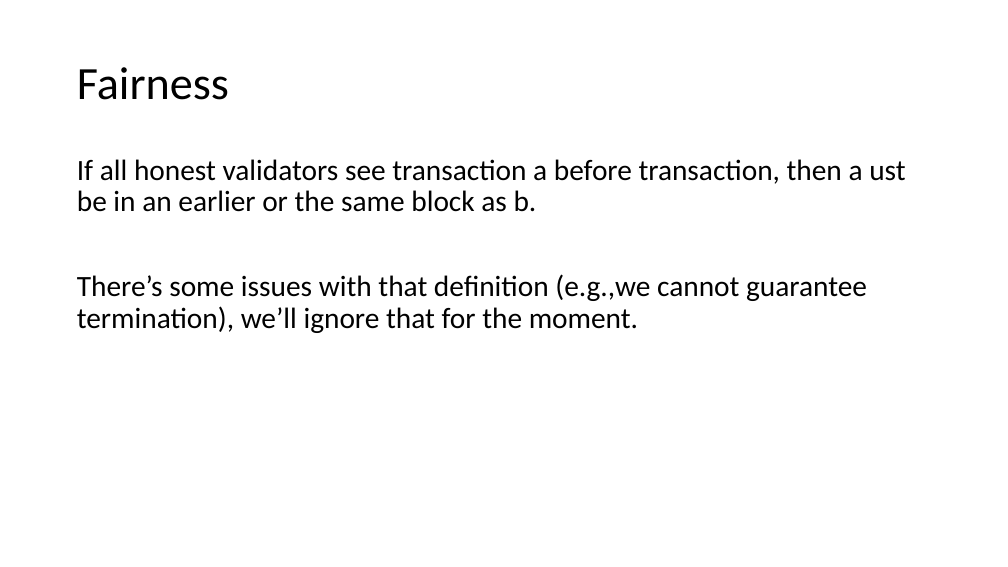
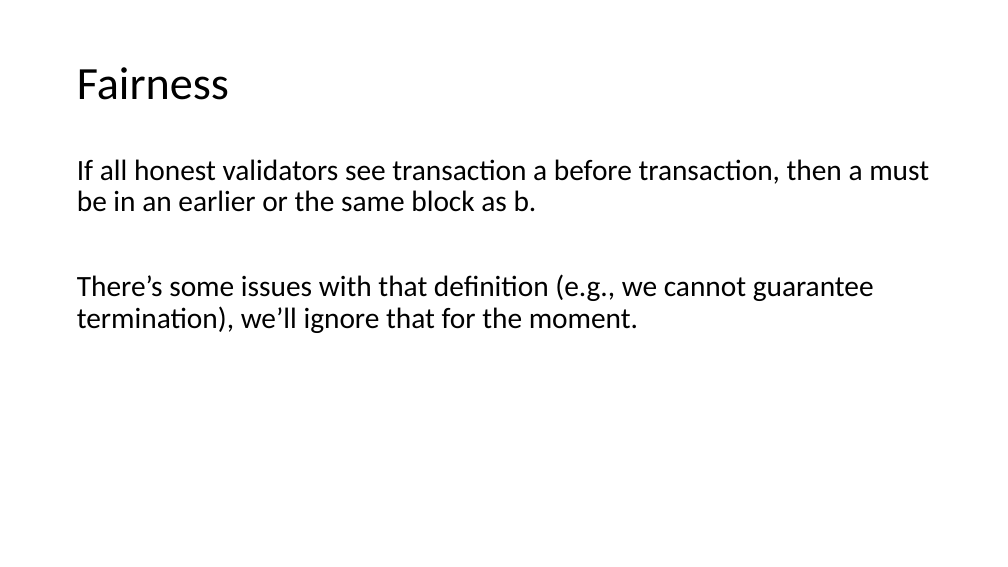
Before and after one commit to vegaprotocol/wendy, a slide deck: slide 2 of Wendy.pptx. Drawn at 1008x567 pixels with LibreOffice and Linux fonts; fonts in the diff are those of the drawing. Boxes give left, top, right and bottom in pixels: in the first picture for what was removed or moved away, otherwise in the second. Text is boxed around its words. In the diff, an @@ line names an element or a change of style, - is before the commit and + after.

```diff
--- a/Wendy.pptx
+++ b/Wendy.pptx
@@ text at <box>77,159,929,333</box>: text changed @@
-If all honest validators see transaction a before transaction, then a ust be in an earlier or the same block as b.
-There’s some issues with that definition (e.g.,we cannot guarantee termination), we’ll ignore that for the moment.
+If all honest validators see transaction a before transaction, then a must be in an earlier or the same block as b.
+There’s some issues with that definition (e.g., we cannot guarantee termination), we’ll ignore that for the moment.
```
Also in this commit, not shown: 1 other slide changed, 1 slide added, 2 other files.
